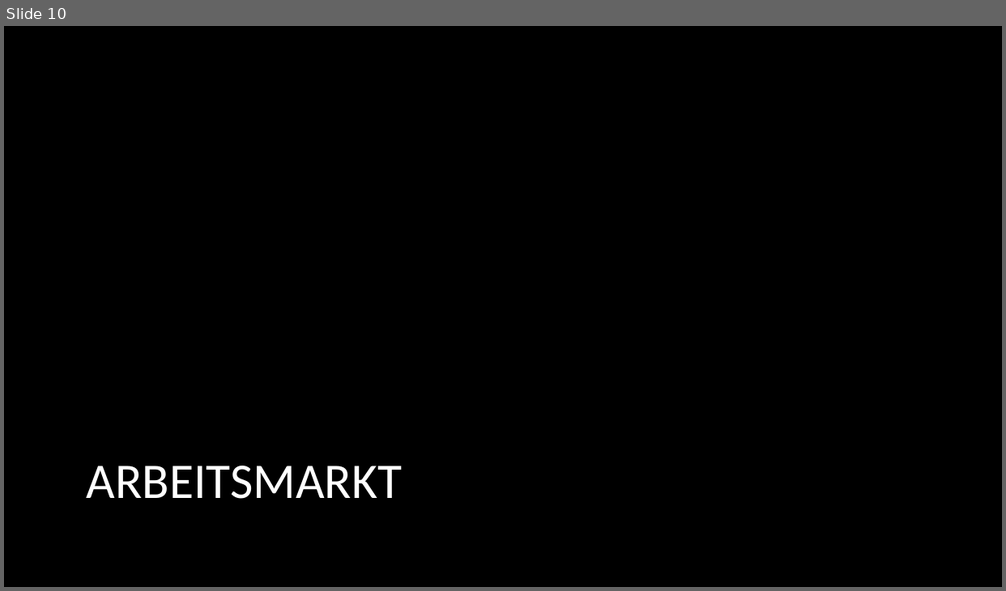
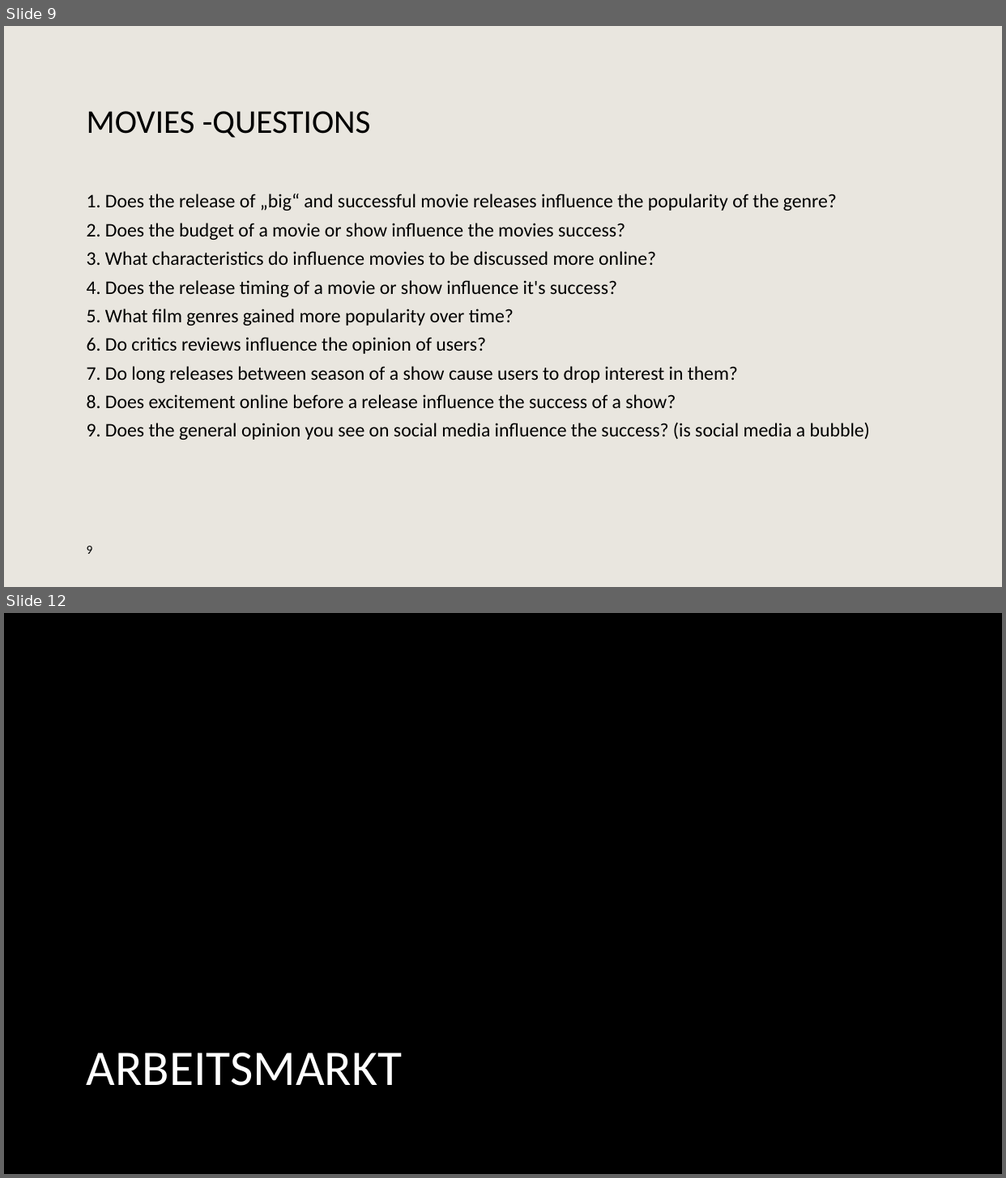
Before and after one commit to lennartklose96/DataScienceProject, a slide deck: Data-Science-Project.pptx. Shown one above the other, each under a label of ours: slide 10 before the commit, slides 9 and 12 after it; the slides between them are not shown. The pictures are 1006x591 and 1006x1178 pixels, drawn with LibreOffice and Linux fonts; fonts in the diff are those of the drawing; background and template pictures are left out. Boxes give left, top, right and bottom in pixels: in the first picture for what was removed or moved away, otherwise in the second. Text is boxed around its words. In the diff, an @@ line names an element or a change of style, - is before the commit and + after.

Commit message:
Movies hinzugefügt

```diff
--- a/Data-Science-Project.pptx
+++ b/Data-Science-Project.pptx
@@ slide 9 added at <box>4,26,1002,587</box>, background #E9E6DF @@
@@ title added at <box>87,111,371,138</box>, 32 pt, text #000000 @@
+MOVIES -QUESTIONS
@@ text added at <box>87,194,870,440</box>, 18.5 pt, text #000000 @@
+1. Does the release of „big“ and successful movie releases influence the popularity of the genre?
+2. Does the budget of a movie or show influence the movies success?
+3. What characteristics do influence movies to be discussed more online?
+4. Does the release timing of a movie or show influence it's success?
+5. What film genres gained more popularity over time?
+6. Do critics reviews influence the opinion of users?
+7. Do long releases between season of a show cause users to drop interest in them?
+8. Does excitement online before a release influence the success of a show?
+9. Does the general opinion you see on social media influence the success? (is social media a bubble)
@@ page number added at <box>87,546,93,554</box>, 12 pt, text #000000 @@
+9
@@ what was slide 10 is now slide 12 @@
```
Also in this commit, not shown: 2 slides changed, 4 other slides added, 3 slides removed, 1 other file.
